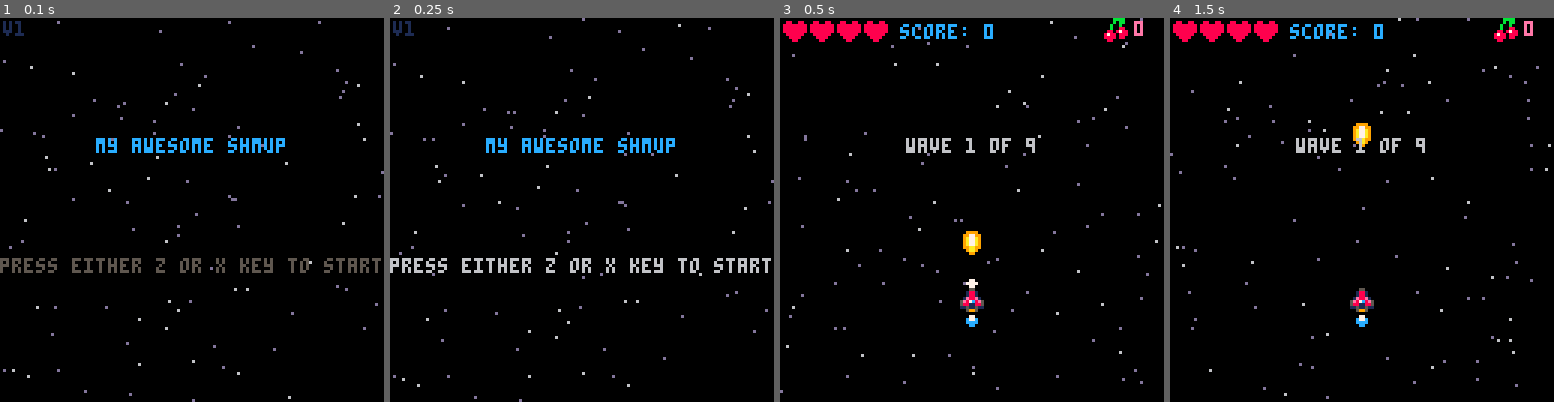
Above: before the commit, frames 1-4 (left to right).
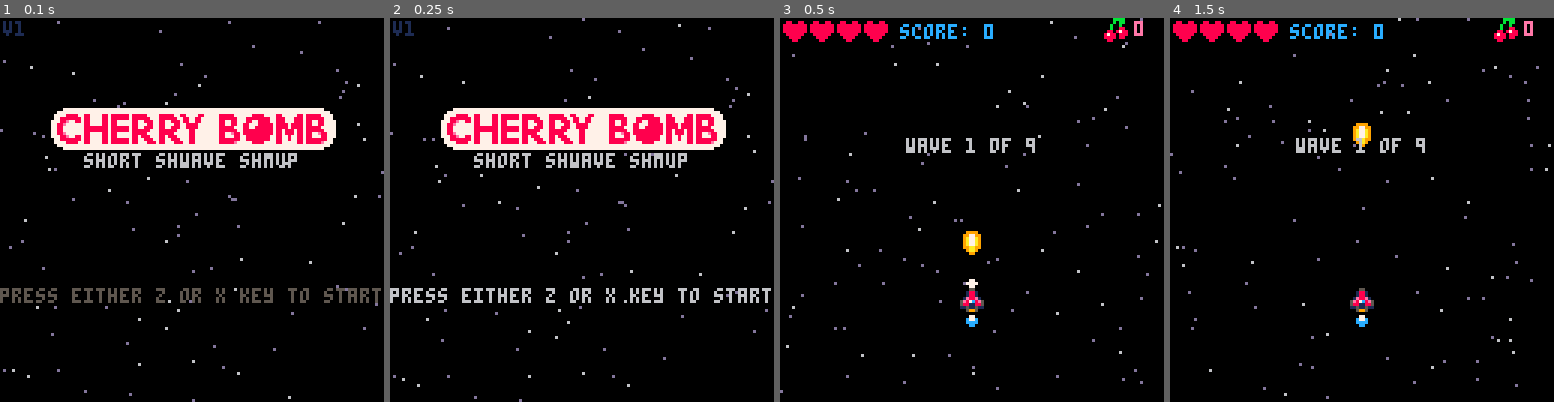
Above: after the commit, the same moments.

Repository: CRBroughton/pico-8-hero
Game: PICO-8 cartridge src/pico-8-hero.p8
The game is run twice, just before and just after one commit, with the same random seed, the same clock (stepped at 60 frames per second) and the same inputs.
Inputs:
- Up to frame 1 (0.1 s): no input
- Up to frame 2 (0.25 s): no input
- Up to frame 3 (0.5 s): tap X (X key) at 0.33 s
- Up to frame 4 (1.5 s): tap O (Z key) at 0.7 s; tap X (X key) at 1.07 s

The runs differ from the first frame. In frame 1, 12% of the frame differs, in the area x 0-100%, y 23-75%; in frame 2, 12%; in frame 3, nothing differs; in frame 4, nothing differs.

Commit message:
feat(scenes): :bento: add cherry bomb start screen text

Diff:
--- a/src/draw.lua
+++ b/src/draw.lua
@@ -156,12 +156,15 @@
     cls(0)
     starfield()
     print(version, 1, 1, 1)
-    cprint("my awesome shmup", 64, 40, 12)
+
+    spr(212, 17, 30, 12, 2)
+    cprint("short shwave shmup", 64, 45, 6)
+
     if highscore > 0 then
-        cprint("highscore: ", 64, 56, 12)
-        cprint(makescore(highscore), 64, 64, 12)
-    end
-    cprint("press either z or x key to start", 64, 80, blink())
+        cprint("highscore: ", 64, 63, 12)
+        cprint(makescore(highscore), 64, 69, 12)
+    end
+    cprint("press either z or x key to start", 64, 90, blink())
 end
 
 function draw_over()
--- a/src/pico-8-hero.p8
+++ b/src/pico-8-hero.p8
@@ -116,20 +116,20 @@
 07d882d00028820007d882d00888882008eeee800088420008eeee80000000000000000000000000000000000000000000000000000000000000000000000000
 0028820007d882d000dffd0008888820088ee88003bb3bb3088ee880000000000000000000000000000000000000000000000000000000000000000000000000
 00dffd0000dffd000000000000222200002882000333033300288200000000000000000000000000000000000000000000000000000000000000000000000000
-00000000000000000000000000000000000000000000000000000000000000000000000000000000000000000000000000000000000000000000000000000000
-00000000000000000000000000000000000000000000000000000000000000000000000000000000000000000000000000000000000000000000000000000000
-0000149aa94100000000012222100000000000000000000000000000000000000000000000000000000000000000000000000000000000000000000000000000
-00019777aa921000000029aaaa920000000000000000000000000000000000000000000000000000000000000000000000000000000000000000000000000000
-0d09a77a949920d00d0497777aa920d0000000000000000000000000000000000000000000000000000000000000000000000000000000000000000000000000
-0619aaa9422441600619a77944294160000000000000000000000000000000000000000000000000000000000000000000000000000000000000000000000000
-07149a922249417006149a9442244160000000000000000000000000000000000000000000000000000000000000000000000000000000000000000000000000
-07d249aaa9942d7006d249aa99442d60000000000000000000000000000000000000000000000000000000000000000000000000000000000000000000000000
-067d22444422d760077d22244222d770000000000000000000000000000000000000000000000000000000000000000000000000000000000000000000000000
-0d666224422666d00d776249942677d0000000000000000000000000000000000000000000000000000000000000000000000000000000000000000000000000
-066d51499415d66001d1529749251d10000000000000000000000000000000000000000000000000000000000000000000000000000000000000000000000000
-0041519749151400066151944a151660000000000000000000000000000000000000000000000000000000000000000000000000000000000000000000000000
-00a001944a100a0000400149a4100400000000000000000000000000000000000000000000000000000000000000000000000000000000000000000000000000
-00000049a400090000a0000000000a00000000000000000000000000000000000000000000000000000000000000000000000000000000000000000000000000
+00000000000000000000000000000000000077777777777777777777777777777777777777777777777777777777777777777777777777777777777777700000
+00000000000000000000000000000000007777777777777777777777777777777777777777777777777777777777777777777777777777777777777777777000
+0000149aa94100000000012222100000077778888778877778878888887888887777888887788777788777778888877777788887777887777788788888777700
+00019777aa921000000029aaaa920000077888888878877778878888887888888777888888778877887777778888887778888888877888777888788888877700
+0d09a77a949920d00d0497777aa920d077788e778878877778878877777887788877887788878877887777778877887778877888877888777888788778877770
+0619aaa9422441600619a779442941607788e7777778877778878877777887778877887778877888877777778877887788777888887888878888788778877770
+07149a922249417006149a9442244160778877777778888888878888887887788877887788877888877777778888877788778888887888878888788888777770
+07d249aaa9942d7006d249aa99442d60778877777778888888878888887888888777888888777788777777778888887788888888887887888788788888877770
+067d22444422d760077d22244222d7707788e7777778877778878877777888887777888887777788777777778877e8878888888888788788878878877e887770
+0d666224422666d00d776249942677d077788e778878877778878877777887888777887888777788777777778877788778888888877887787788788777887770
+066d51499415d66001d1529749251d10077888888878877778878888887887788877887788877788777777778888888778888888877887787788788888887700
+0041519749151400066151944a1516600777788887788777788788888878877788878877788877887777777788888e7777788887777887777788788888e77700
+00a001944a100a0000400149a4100400007777777777777777777777777777777777777777777777777777777777777777777777777777777777777777777000
+00000049a400090000a0000000000a00000077777777777777777777777777777777777777777777777777777777777777777777777777777777777777700000
 00000000000000000000000000000900000000000000000000000000000000000000000000000000000000000000000000000000000000000000000000000000
 
 
